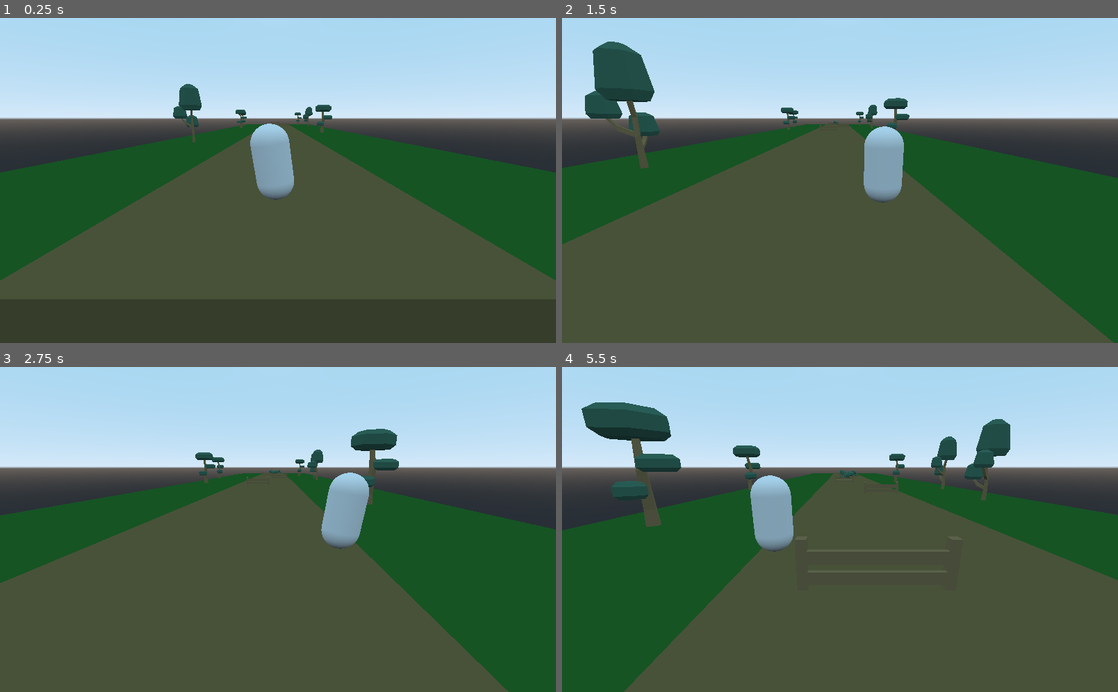
Above: before the commit, frames 1-4 (two rows, left to right).
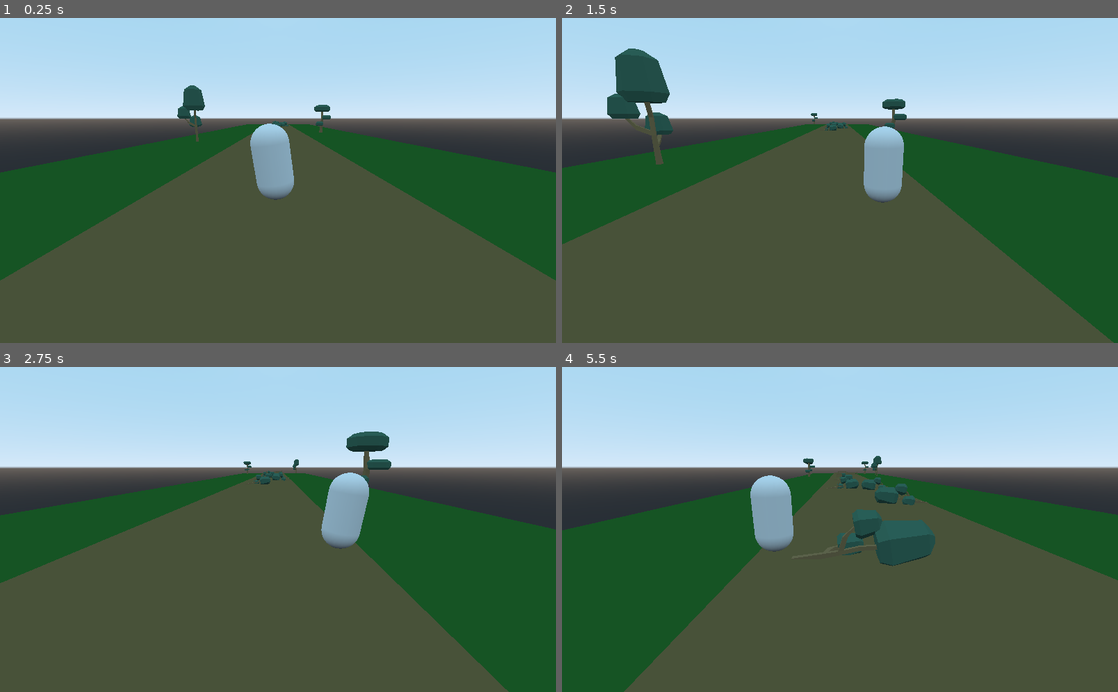
Above: after the commit, the same moments.

Repository: tjmlehtinen/aitajuoksu_bb_2022
Game: Godot game, scene res://scenes/Main.tscn
Same seed, same stepped clock (60 frames per second), same inputs: the game is played once before the commit and once after it.
Inputs:
- Up to frame 1 (0.25 s): no input
- Up to frame 2 (1.5 s): hold Right (move_right) 0.53-1.28 s; tap Space (jump) at 0.77 s; hold Left (move_left) from 1.28 s (still down)
- Up to frame 3 (2.75 s): tap Space (jump) at 1.52 s; release Left (move_left) at 2.03 s; hold Right (move_right) from 2.03 s (still down)
- Up to frame 4 (5.5 s): tap Space (jump) at 3.02, 3.77, 4.52 s; release Right (move_right) at 3.53 s; hold Left (move_left) from 3.53 s (still down)

The runs differ from the first frame. In frame 1, 0.4% of the frame differs, in the area x 16-84%, y 20-43%; in frame 2, 2.6%; in frame 3, 1.0%; in frame 4, 6.4%, in the area x 3-81%, y 10-62%.

Commit message:
arvotaan alkutiet

Diff:
--- a/scenes/Main.tscn
+++ b/scenes/Main.tscn
@@ -1,9 +1,7 @@
-[gd_scene load_steps=6 format=2]
+[gd_scene load_steps=4 format=2]
 
 [ext_resource path="res://scenes/RoadStart.tscn" type="PackedScene" id=1]
 [ext_resource path="res://scenes/Player.tscn" type="PackedScene" id=2]
-[ext_resource path="res://scenes/Road1.tscn" type="PackedScene" id=3]
-[ext_resource path="res://scenes/Road2.tscn" type="PackedScene" id=4]
 [ext_resource path="res://scripts/Main.gd" type="Script" id=5]
 
 [node name="Main" type="Spatial"]
@@ -11,15 +9,12 @@
 script = ExtResource( 5 )
 
 [node name="RoadStart" parent="." instance=ExtResource( 1 )]
+transform = Transform( 1, 0, 0, 0, 1, 0, 0, 0, 1, 0, 0, 50 )
+
+[node name="RoadStart2" parent="." instance=ExtResource( 1 )]
 
 [node name="Player" parent="." instance=ExtResource( 2 )]
-transform = Transform( 1, 0, 0, 0, 1, 0, 0, 0, 1, 0, 0.621841, -1 )
-
-[node name="Road1" parent="." instance=ExtResource( 3 )]
-transform = Transform( 1, 0, 0, 0, 1, 0, 0, 0, 1, 0, 0, -50 )
-
-[node name="Road2" parent="." instance=ExtResource( 4 )]
-transform = Transform( 1, 0, 0, 0, 1, 0, 0, 0, 1, 0, 0, -100 )
+transform = Transform( 1, 0, 0, 0, 1, 0, 0, 0, 1, 0, 0.622, 0 )
 
 [node name="CameraHinge" type="Spatial" parent="."]
 
--- a/scripts/Main.gd
+++ b/scripts/Main.gd
@@ -4,9 +4,19 @@
 onready var player = $Player
 onready var camera = $CameraHinge
 
+# variables for roads
+var initial_road_count : int = 5
+var road_scenes = [
+	load("res://scenes/Road1.tscn"),
+	load("res://scenes/Road2.tscn"),
+]
+
 # Called when the node enters the scene tree for the first time.
 func _ready():
-	pass # Replace with function body.
+	for i in range(initial_road_count):
+		var road = random_road()
+		road.translation.z = -(i+1) * 50.0
+		add_child(road)
 
 
 # Called every frame. 'delta' is the elapsed time since the previous frame.
@@ -14,3 +24,9 @@
 	camera.translation.z = player.translation.z
 	camera.translation.y = 0
 	camera.translation.x = player.translation.x / 2
+
+# chooses random road
+func random_road():
+	var road_scene = road_scenes[randi() % road_scenes.size()]
+	var road = road_scene.instance()
+	return road
